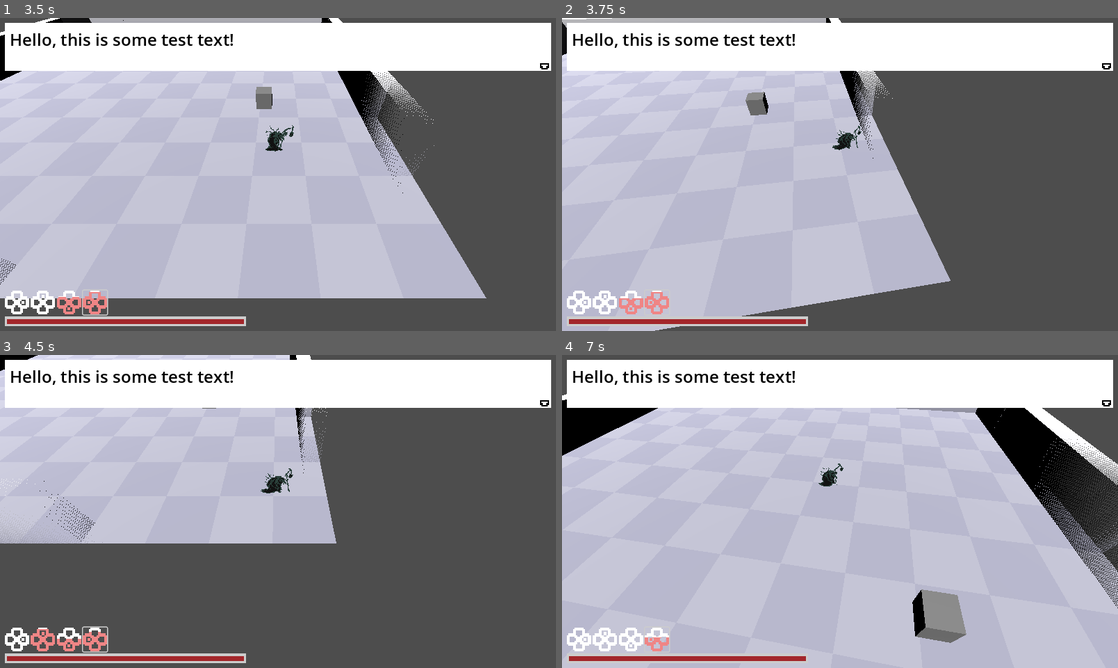
Above: before the commit, frames 1-4 (two rows, left to right).
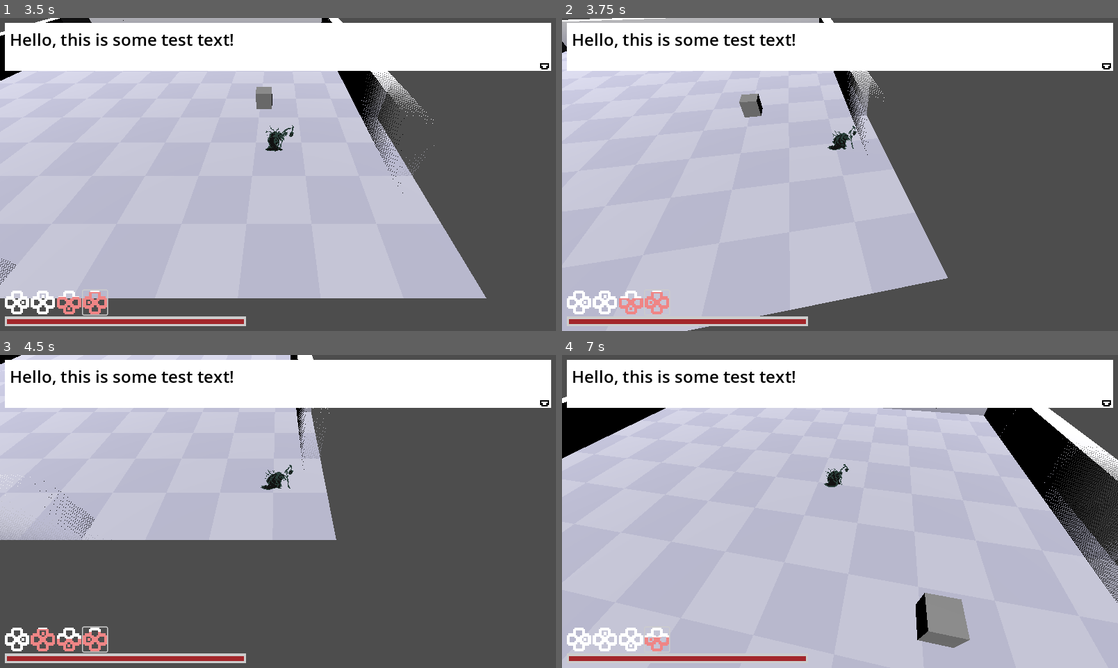
Above: after the commit, the same moments.

Repository: torbenvanassche/necro_ascension
Game: Godot game, scene res://scenes/test.tscn
Same seed, same stepped clock (60 frames per second), same inputs: the game is played once before the commit and once after it.
Inputs (mouse positions are in pixels of both pictures, inside the frame that each line leads up to):
- Up to frame 1 (3.5 s): click (16, 302) at 0.5 s; click (44, 302) at 1.25 s; click (66, 302) at 2 s; click (94, 302) at 2.75 s
- Up to frame 2 (3.75 s): tap Enter at 3.5 s; move the mouse to (962, 158) at 3.52 s; hold D (right) from 3.53 s (still down); tap 1 (ability_1) at 3.6 s; click (962, 158) at 3.67 s
- Up to frame 3 (4.5 s): move the mouse to (166, 527) at 4.27 s; release D (right) at 4.28 s; hold S (back) from 4.28 s (still down); tap 2 (ability_2) at 4.35 s
- Up to frame 4 (7 s): move the mouse to (895, 442) at 5.02 s; release S (back) at 5.03 s; hold D (right) 5.03-5.78 s; tap 3 (ability_3) at 5.1 s; tap Space at 5.75 s; move the mouse to (812, 574) at 5.77 s; hold W (forward) 5.78-6.53 s; tap 4 (ability_4) at 5.85 s; click (812, 574) at 5.92 s; move the mouse to (1006, 558) at 6.52 s; hold A (left) from 6.53 s (still down); hold E (interact) from 6.53 s (still down)

Frame 1 is identical in both runs. In frame 2, 1.7% of the frame differs, in the area x 0-70%, y 0-100%; in frame 3, 1.2%; in frame 4, 2.4%, in the area x 0-100%, y 12-94%.

Commit message:
fixed physics interpolation

Diff:
--- a/scenes/test.tscn
+++ b/scenes/test.tscn
@@ -187,6 +187,7 @@
 script = ExtResource("4_0gajg")
 target = NodePath("../character")
 follow_speed = 10.0
+rotation_speed = 0.1
 
 [node name="MeshInstance3D" type="MeshInstance3D" parent="."]
 transform = Transform3D(0.1, 0, 0, 0, 0.1, 0, 0, 0, 0.1, 1.78178, 0.0676402, -0.627654)
--- a/scripts/utils/helpers/camera.gd
+++ b/scripts/utils/helpers/camera.gd
@@ -19,7 +19,7 @@
 		var new_rotation: Quaternion = global_transform.basis.get_rotation_quaternion()
 		rotation_difference = initial_rotation.inverse() * new_rotation;
 
-func _process(delta: float) -> void:
+func _physics_process(delta: float) -> void:
 	if target:
 		var target_position: Vector3 = target.global_transform.origin + initial_offset
 		global_transform.origin = global_transform.origin.lerp(target_position, delta * follow_speed)
